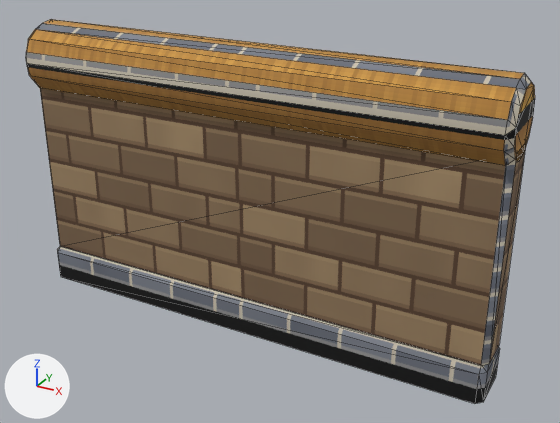
The glTF model godot/assets/blender/cn_courtyard_wall_2.glb as it was, and as the next commit left it.
The view is the same before and after, from a 50 mm camera at (2.91, -4.83, 3.46) aimed at (0.23, 0.05, 1.02). Arrows for +X, +Y and +Z are at lower left; the lights stay in place. The picture after the commit comes second. Mesh edges are drawn as thin lines. Vertices at exactly the same position are counted once.

In view in the first picture: 'cn_courtyard_wall_3'.
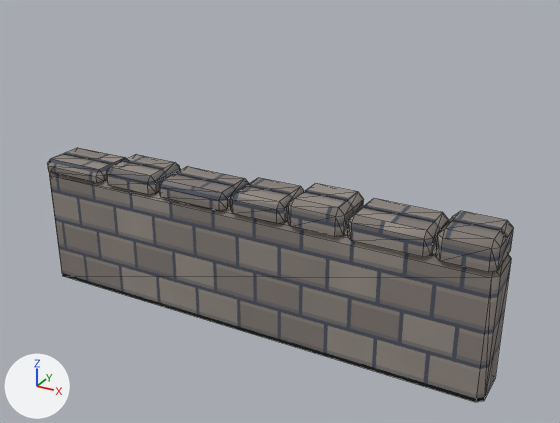
Boxes (x1, y1, x2, y2) around the edits, measured in the pictures (560 x 423 px; the box of a moved part takes in the faces that stretch with it):
'cn_courtyard_wall_3', reshaped (8% narrower, 34% shorter)
    before: (26, 19, 535, 404)
    after: (47, 148, 514, 402)
part 1 of me_cn_courtyard_wall_3, moved or reshaped
    before: (40, 88, 526, 365)
    after: (49, 172, 511, 402)
part 2 of me_cn_courtyard_wall_3, added
    after: (230, 178, 304, 223)
part 3 of me_cn_courtyard_wall_3, added
    after: (159, 167, 249, 210)
part 4 of me_cn_courtyard_wall_3, added
    after: (106, 155, 180, 194)
part 5 of me_cn_courtyard_wall_3, added
    after: (47, 148, 126, 182)
part 6 of me_cn_courtyard_wall_3, added
    after: (288, 184, 364, 237)
part 7 of me_cn_courtyard_wall_3, added
    after: (348, 198, 449, 257)
part 8 of me_cn_courtyard_wall_3, added
    after: (436, 211, 514, 272)
part 9 of me_cn_courtyard_wall_3, deleted
    before: (26, 19, 535, 166)
part 10 of me_cn_courtyard_wall_3, deleted
    before: (57, 246, 500, 404)

The change, as a list of edits to the scene's bpy script:
```text
Add img_pw_drystone:
    img_pw_drystone = load_image('pw_drystone', '_unpacked/pw_drystone', 64, 64, 'sRGB')
Add mat_pw_drystone:
    mat_pw_drystone = principled_material('pw_drystone')
    mat_pw_drystone.texture = img_pw_drystone
    mat_pw_drystone.roughness = 0.9
Change me_cn_courtyard_wall_3:
    used by ob_cn_courtyard_wall_3; location = (0.0, 0.0, 0.0)
    remove me_cn_courtyard_wall_3.from_pydata(...)  # 100 vertices, 176 faces; spans x -2.0..2.0, y -0.29..0.29, z 0.0..2.32
    remove me_cn_courtyard_wall_3.materials.append(mat_pw_brick_grey)  # picture img_pw_brick_grey
    remove me_cn_courtyard_wall_3.materials.append(mat_pw_mudbrick)  # picture img_pw_mudbrick
    remove me_cn_courtyard_wall_3.materials.append(mat_pw_thatch)  # picture img_pw_thatch
    add me_cn_courtyard_wall_3.from_pydata(...)  # 160 vertices, 240 faces; spans x -2.0..2.0, y -0.22..0.22, z 0.0..1.27
    me_cn_courtyard_wall_3 part 1: the loose piece of 20 vertices spanning x -2.0..2.0, y -0.18..0.18, z 0.3..1.9 is scaled about its middle by (1, 1.13, 0.649), then moved by (0.0, 0.0, -0.58), in mat_pw_drystone (picture img_pw_drystone)
    me_cn_courtyard_wall_3 part 2: a new loose piece of 20 vertices spanning x -0.08..0.39, y -0.22..0.22, z 1.05..1.21, in mat_pw_drystone (picture img_pw_drystone)
    me_cn_courtyard_wall_3 part 3: a new loose piece of 20 vertices spanning x -0.77..-0.11, y -0.22..0.22, z 1.05..1.18, in mat_pw_drystone (picture img_pw_drystone)
    me_cn_courtyard_wall_3 part 4: a new loose piece of 20 vertices spanning x -1.32..-0.8, y -0.22..0.22, z 1.05..1.2, in mat_pw_drystone (picture img_pw_drystone)
    me_cn_courtyard_wall_3 part 5: a new loose piece of 20 vertices spanning x -1.99..-1.35, y -0.22..0.22, z 1.05..1.15, in mat_pw_drystone (picture img_pw_drystone)
    me_cn_courtyard_wall_3 part 6: a new loose piece of 20 vertices spanning x 0.42..0.88, y -0.22..0.22, z 1.05..1.26, in mat_pw_drystone (picture img_pw_drystone)
    me_cn_courtyard_wall_3 part 7: a new loose piece of 20 vertices spanning x 0.91..1.53, y -0.22..0.22, z 1.05..1.23, in mat_pw_drystone (picture img_pw_drystone)
    me_cn_courtyard_wall_3 part 8: a new loose piece of 20 vertices spanning x 1.56..1.99, y -0.22..0.22, z 1.05..1.27, in mat_pw_drystone (picture img_pw_drystone)
    me_cn_courtyard_wall_3 part 9: the loose piece of 60 vertices spanning x -2.0..2.0, y -0.29..0.29, z 1.73..2.32 is deleted
    me_cn_courtyard_wall_3 part 10: the loose piece of 20 vertices spanning x -2.0..2.0, y -0.22..0.22, z 0.0..0.3 is deleted
    add me_cn_courtyard_wall_3.materials.append(mat_pw_drystone)  # picture img_pw_drystone
```
